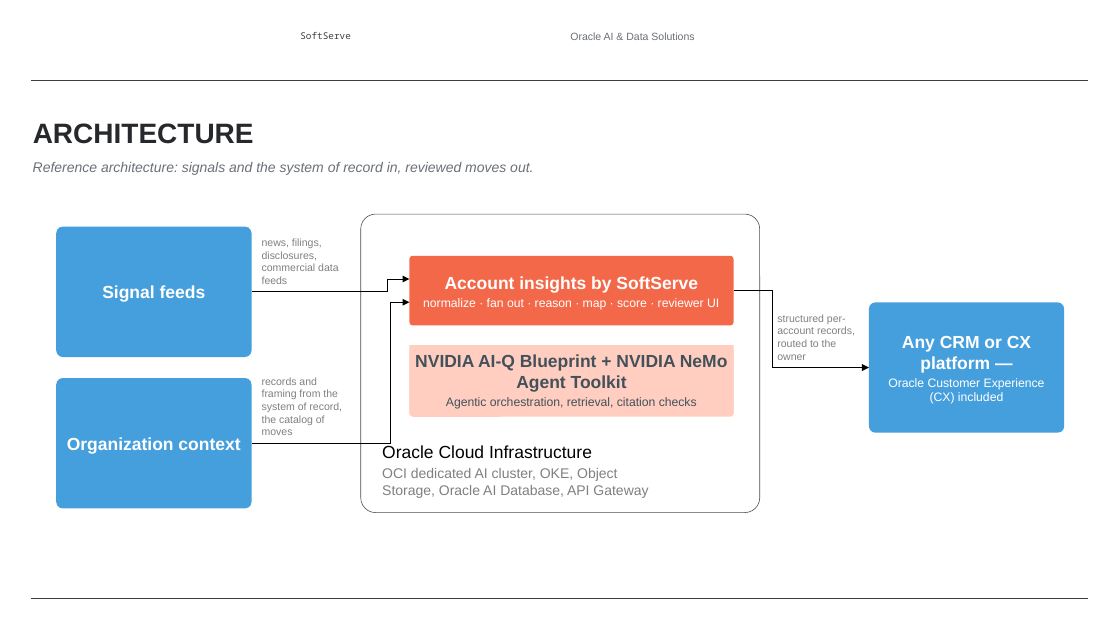
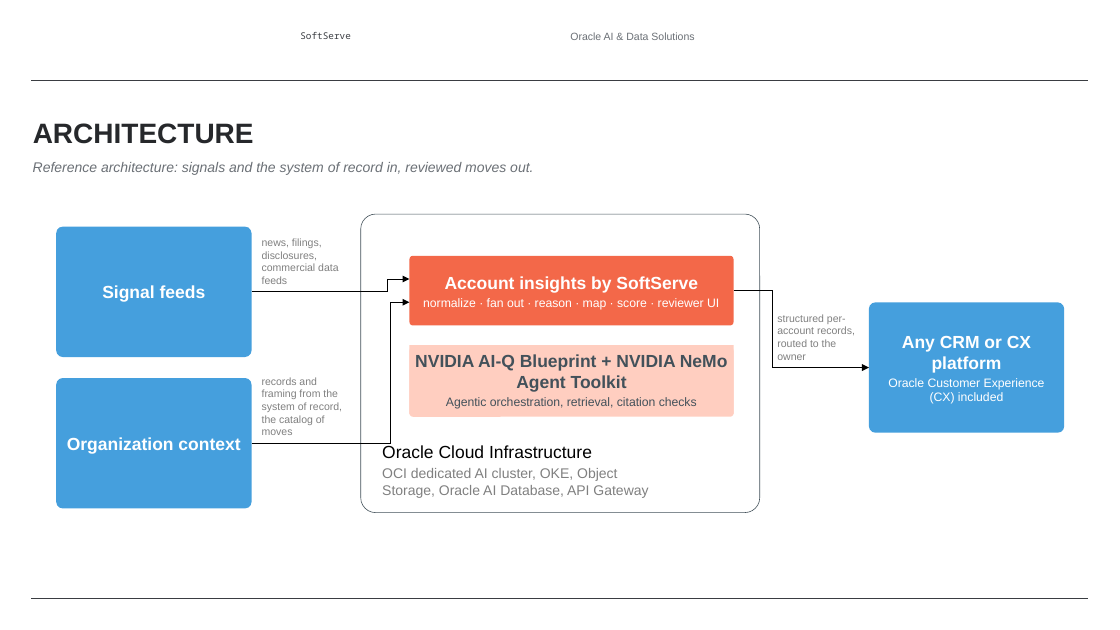
Before and after one commit to alexey-orlov/AO-Personal-OS, a slide deck: slide 8 of outputs/oracle-packs/account-insights/artifacts/account-insights-sales-deck.pptx. Drawn at 1120x630 pixels with LibreOffice and Linux fonts; fonts in the diff are those of the drawing; background and template pictures are left out. Boxes give left, top, right and bottom in pixels: in the first picture for what was removed or moved away, otherwise in the second. Text is boxed around its words. In the diff, an @@ line names an element or a change of style, - is before the commit and + after.

```diff
--- a/outputs/oracle-packs/account-insights/artifacts/account-insights-sales-deck.pptx
+++ b/outputs/oracle-packs/account-insights/artifacts/account-insights-sales-deck.pptx
@@ text in rounded rectangle at (x1=902, y1=336, x2=1031, y2=373): text changed @@
-Any CRM or CX platform —
+Any CRM or CX platform
```
Also in this commit, not shown: 1 other slide changed, 1 other file.
